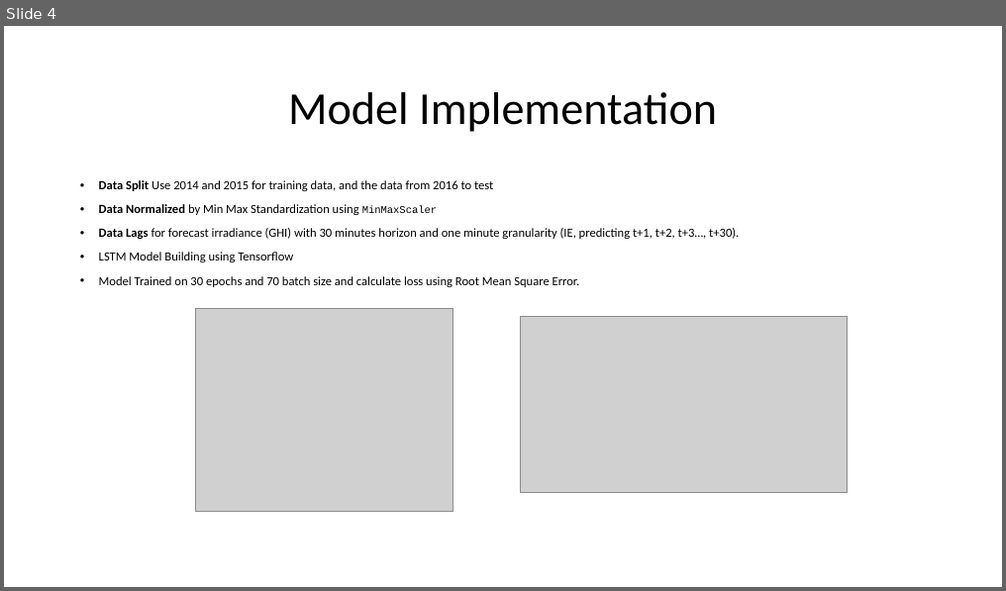
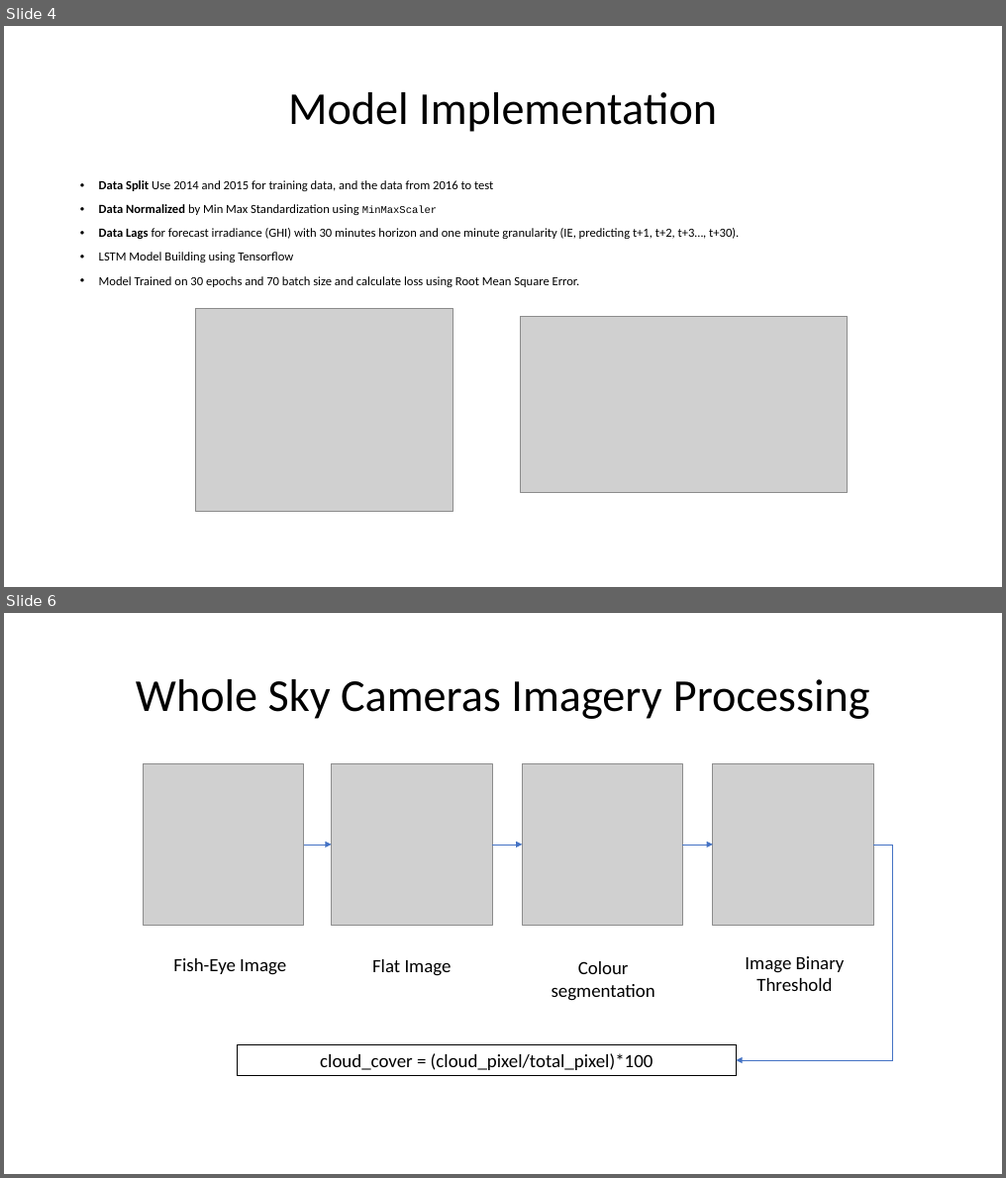
Before and after one commit to AnjaliDharmik92/Solar_Irradiance_Forecasting-, a slide deck: Solar Irradiance Forecasting.pptx. Shown one above the other, each under a label of ours: slide 4 before the commit, slides 4 and 6 after it; the slides between them are not shown. The pictures are 1006x591 and 1006x1178 pixels, drawn with LibreOffice and Linux fonts; fonts in the diff are those of the drawing; grey boxes stand for pictures. Boxes give left, top, right and bottom in pixels: in the first picture for what was removed or moved away, otherwise in the second. Text is boxed around its words. In the diff, an @@ line names an element or a change of style, - is before the commit and + after.

```diff
--- a/Solar Irradiance Forecasting.pptx
+++ b/Solar Irradiance Forecasting.pptx
@@ slide 6 added at bbox=[4, 613, 1002, 1174], background #FFFFFF @@
@@ title added at bbox=[136, 679, 870, 719], 44 pt, text #000000 @@
+Whole Sky Cameras Imagery Processing
@@ group added at bbox=[144, 764, 892, 1075]: 4 texts, 4 pictures, 3 arrows, 1 rectangle, 1 elbow arrow @@
+Fish-Eye Image
+Flat Image
+Colour segmentation
+Image Binary Threshold
+cloud_cover = (cloud_pixel/total_pixel)*100
```
Also in this commit, not shown: 1 other slide added, 1 other file.
